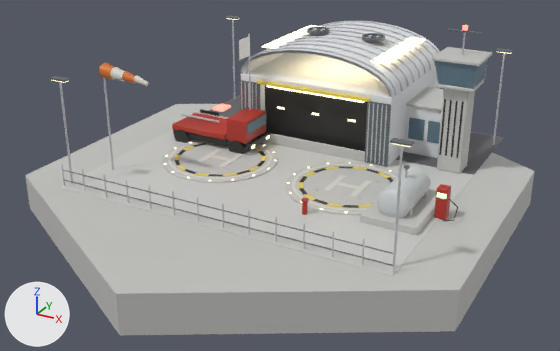
A saved change to the glTF model native/godot/assets/art/blender/helipad.glb.
The view is the same before and after, from a 50 mm lens placed at (16.5, -30.2, 15.1), pointed at (0.4, -0.9, 0.5). The lights are fixed; the arrows at lower left show +X, +Y and +Z. The first picture is the older version. Vertices at exactly the same position are counted once.

The first picture shows 'asphalt', 'cladding', 'dark', 'glass', 'glow_red', 'glow_warm', 'hazard', 'metal', 'paint', 'pavers', 'steel_dark', 'wall_concrete' and 2 more.
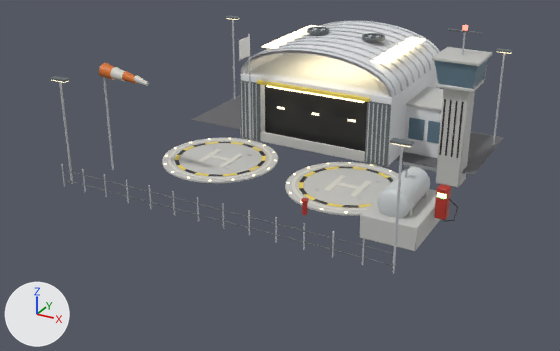
Changed parts and their boxes (x1, y1, x2, y2) in the pictures (560 x 351 px; the box of a moved part takes in the faces that stretch with it):
'wall_concrete', reshaped (35% narrower, 29% shorter): before (25, 47, 535, 335); after (162, 47, 492, 251)
'pavers', deleted: before (61, 129, 473, 276)
'dark', reshaped: before (173, 30, 464, 222); after (174, 30, 464, 222)
'glass', reshaped (66% narrower): before (247, 58, 489, 144); after (408, 58, 489, 144)
'glow_red', reshaped: before (213, 25, 468, 112); after (462, 25, 468, 31)
part 1 of me_dark, deleted: before (173, 129, 270, 154)
part 2 of me_glass, deleted: before (247, 114, 266, 134)
part 3 of me_glow_red, deleted: before (213, 104, 231, 112)
part 4 of me_paint, deleted (red): before (226, 108, 266, 144)
part 5 of me_paint, deleted (red): before (172, 113, 227, 140)
part 6 of me_paint, deleted: before (200, 109, 219, 117)
part 7 of me_paint, deleted: before (191, 110, 229, 119)
part 8 of me_wall_concrete, deleted: before (25, 104, 535, 335)
part 9 of me_wall_concrete, moved or reshaped: before (437, 88, 475, 174); after (435, 88, 475, 187)
part 10 of me_wall_concrete, moved or reshaped: before (360, 208, 435, 235); after (359, 208, 440, 251)

Patch to the scene script:
```diff
--- a/native/godot/assets/art/blender/helipad.glb.py
+++ b/native/godot/assets/art/blender/helipad.glb.py
@@ me_dark @@
 # used by ob_dark; location = (0.0, 0.0, 0.0)
-me_dark.from_pydata(...)  # 488 vertices, 828 faces; spans x -7.2..8.9, y -2.3..7.5, z 0.0..5.4
+me_dark.from_pydata(...)  # 328 vertices, 532 faces; spans x -5.8..8.9, y -2.3..7.5, z 0.2..5.4
+# me_dark part 1: 6 loose pieces with 160 vertices, spanning x -7.2..-2.4, y 1.0..3.2, z 0.0..0.9, are deleted
 me_dark.materials.append(mat_dark)
@@ me_glass @@
 # used by ob_glass; location = (0.0, 0.0, 0.0)
-me_glass.from_pydata(...)  # 48 vertices, 80 faces; spans x -2.62..8.0, y 1.15..5.6, z 1.0..5.7
+me_glass.from_pydata(...)  # 24 vertices, 36 faces; spans x 4.4..8.0, y 3.6..5.6, z 1.0..5.7
+# me_glass part 2: the loose piece of 24 vertices spanning x -2.62..-2.56, y 1.15..3.05, z 1.3..1.85 is deleted
 me_glass.materials.append(mat_glass)
@@ me_glow_red @@
 # used by ob_glow_red; location = (0.0, 0.0, 0.0)
-me_glow_red.from_pydata(...)  # 16 vertices, 24 faces; spans x -5.0..7.1, y 1.7..4.7, z 2.05..7.2
+me_glow_red.from_pydata(...)  # 8 vertices, 12 faces; spans x 6.9..7.1, y 4.5..4.7, z 7.0..7.2
+# me_glow_red part 3: the loose piece of 8 vertices spanning x -5.0..-4.4, y 1.7..2.5, z 2.05..2.17 is deleted
 me_glow_red.materials.append(mat_glow_red)
@@ me_paint @@
 # used by ob_paint; location = (0.0, 0.0, 0.0)
-me_paint.from_pydata(...)  # 783 vertices, 1456 faces; spans x -7.5..8.5, y -3.9..3.2, z 0.2..5.5
+me_paint.from_pydata(...)  # 687 vertices, 1280 faces; spans x -7.5..8.5, y -3.9..2.6, z 0.2..5.5
+# me_paint part 4: the loose piece of 56 vertices spanning x -3.8..-2.6, y 1.0..3.1, z 0.8..2.0 is deleted
+# me_paint part 5: the loose piece of 24 vertices spanning x -7.2..-3.9, y 1.0..3.2, z 0.8..1.1 is deleted
+# me_paint part 6: the loose piece of 8 vertices spanning x -6.8..-5.6, y 3.1..3.2, z 1.1..1.4 is deleted
+# me_paint part 7: the loose piece of 8 vertices spanning x -7.4..-4.8, y 3.1..3.2, z 1.0..1.2 is deleted
 me_paint.materials.append(mat_paint)
@@ me_wall_concrete @@
 # used by ob_wall_concrete; location = (0.0, 0.0, 0.0)
-me_wall_concrete.from_pydata(...)  # 364 vertices, 676 faces; spans x -10.7..10.7, y -12.3..12.3, z -1.6..5.8
+me_wall_concrete.from_pydata(...)  # 352 vertices, 656 faces; spans x -6.4..8.1, y -3.0..8.5, z -0.6..5.8
+# me_wall_concrete part 8: the loose piece of 12 vertices spanning x -10.7..10.7, y -12.3..12.3, z -1.6..0.2 is deleted
+# me_wall_concrete part 9: 12 vertices moved from x 6.4..7.6, y 4.0..5.2, z 0.2 to x 6.4..7.6, y 4.0..5.2, z -0.5
+# me_wall_concrete part 10: 12 vertices moved from x 5.4..7.9, y -3.0..0.9, z 0.2 to x 5.4..7.9, y -3.0..0.9, z -0.6..-0.5
 me_wall_concrete.materials.append(mat_wall_concrete)
@@ ob_pavers @@
-ob_pavers = bpy.data.objects.new('pavers', me_pavers)
-ob_pavers.location = (0.0, 0.0, 0.0)
```
